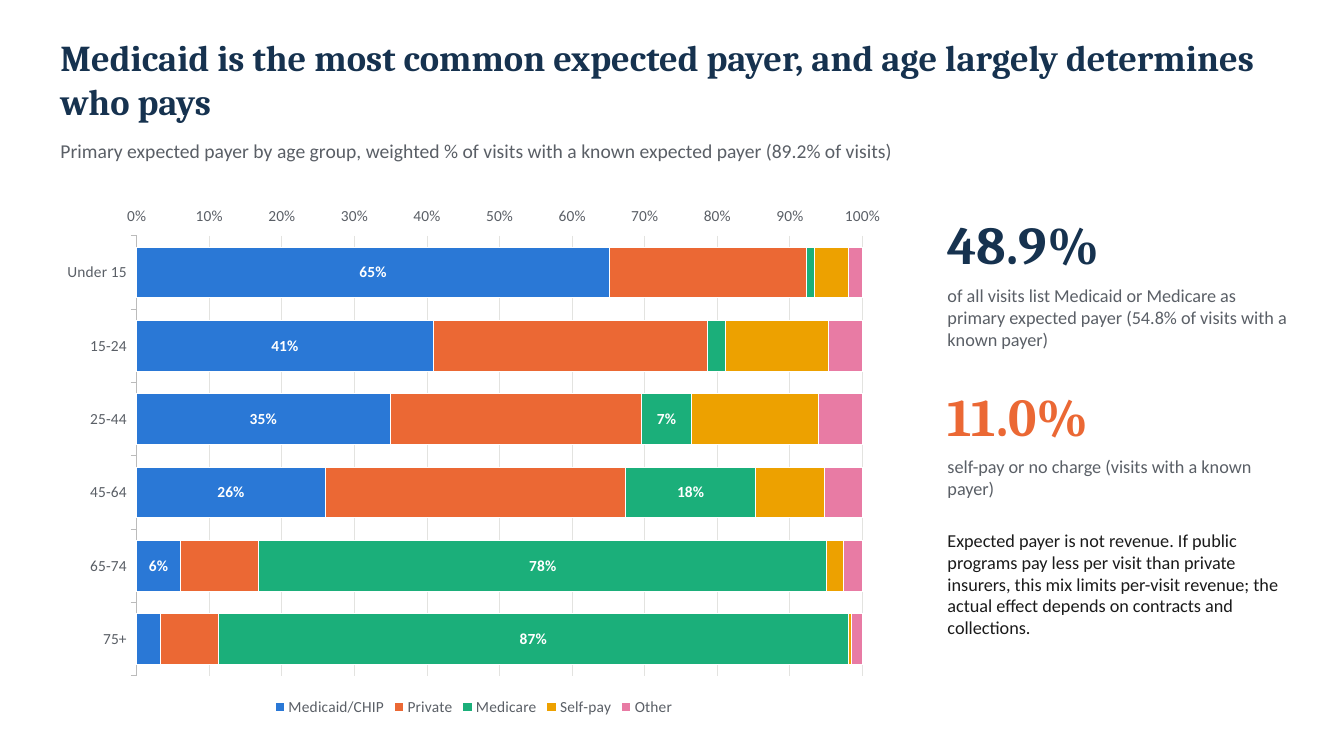
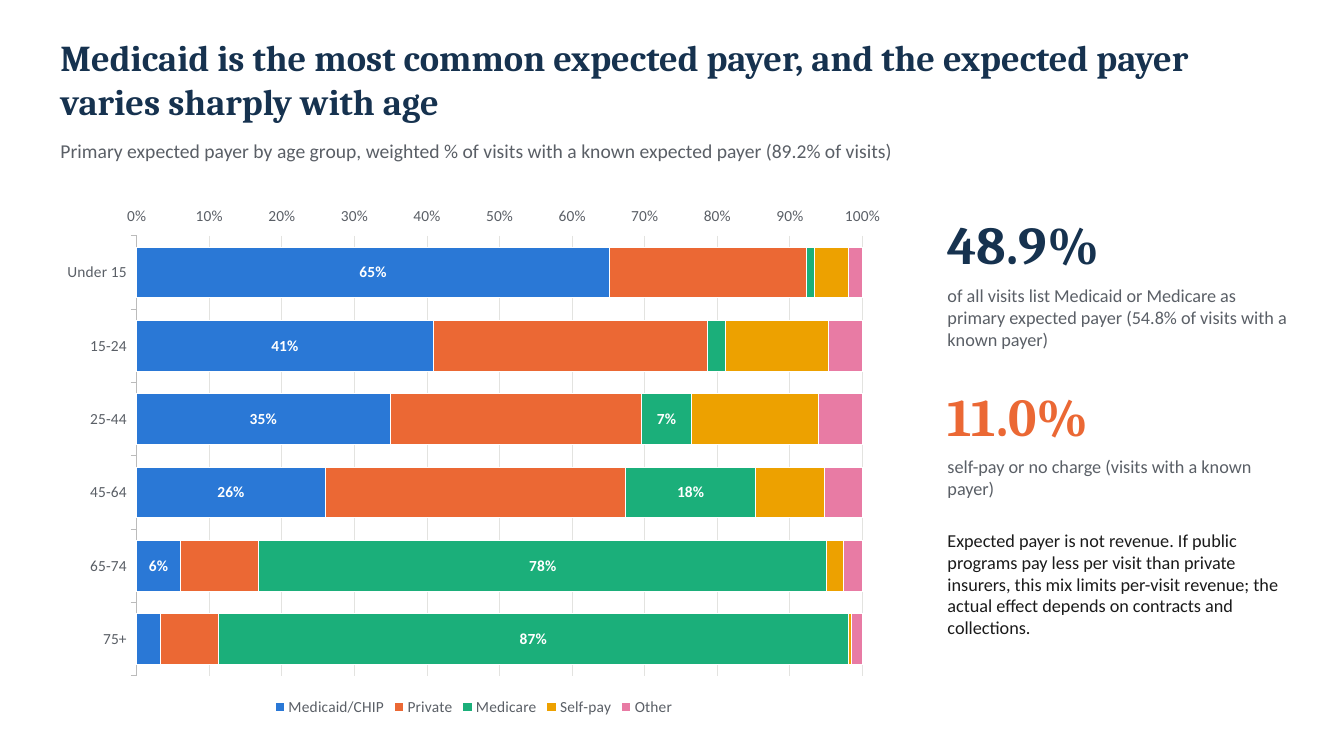
Before and after one commit to MichalKozuchowski/EmpiricalStrategy, a slide deck: slide 3 of hw1/report/MGT634_HW1_NHAMCS_slides.pptx. Drawn at 1344x756 pixels with LibreOffice and Linux fonts; fonts in the diff are those of the drawing. Boxes give left, top, right and bottom in pixels: in the first picture for what was removed or moved away, otherwise in the second. Text is boxed around its words. In the diff, an @@ line names an element or a change of style, - is before the commit and + after.

```diff
--- a/hw1/report/MGT634_HW1_NHAMCS_slides.pptx
+++ b/hw1/report/MGT634_HW1_NHAMCS_slides.pptx
@@ text at (x1=60, y1=45, x2=1188, y2=123): text changed @@
-Medicaid is the most common expected payer, and age largely determines who pays
+Medicaid is the most common expected payer, and the expected payer varies sharply with age
```
Also in this commit, not shown: 4 other slides changed, 5 other files.
